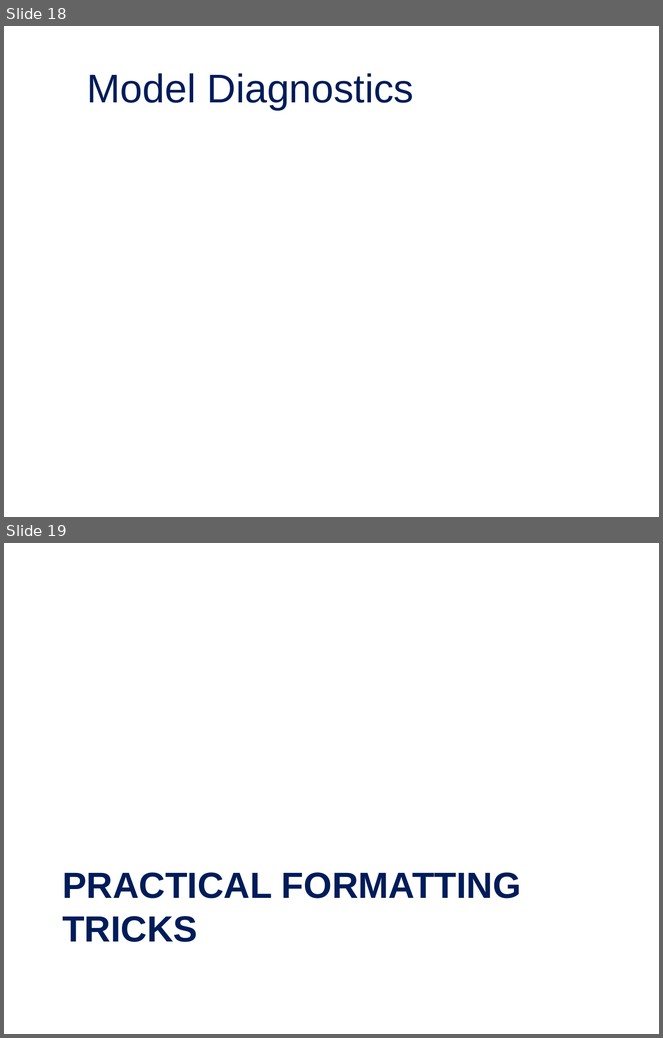
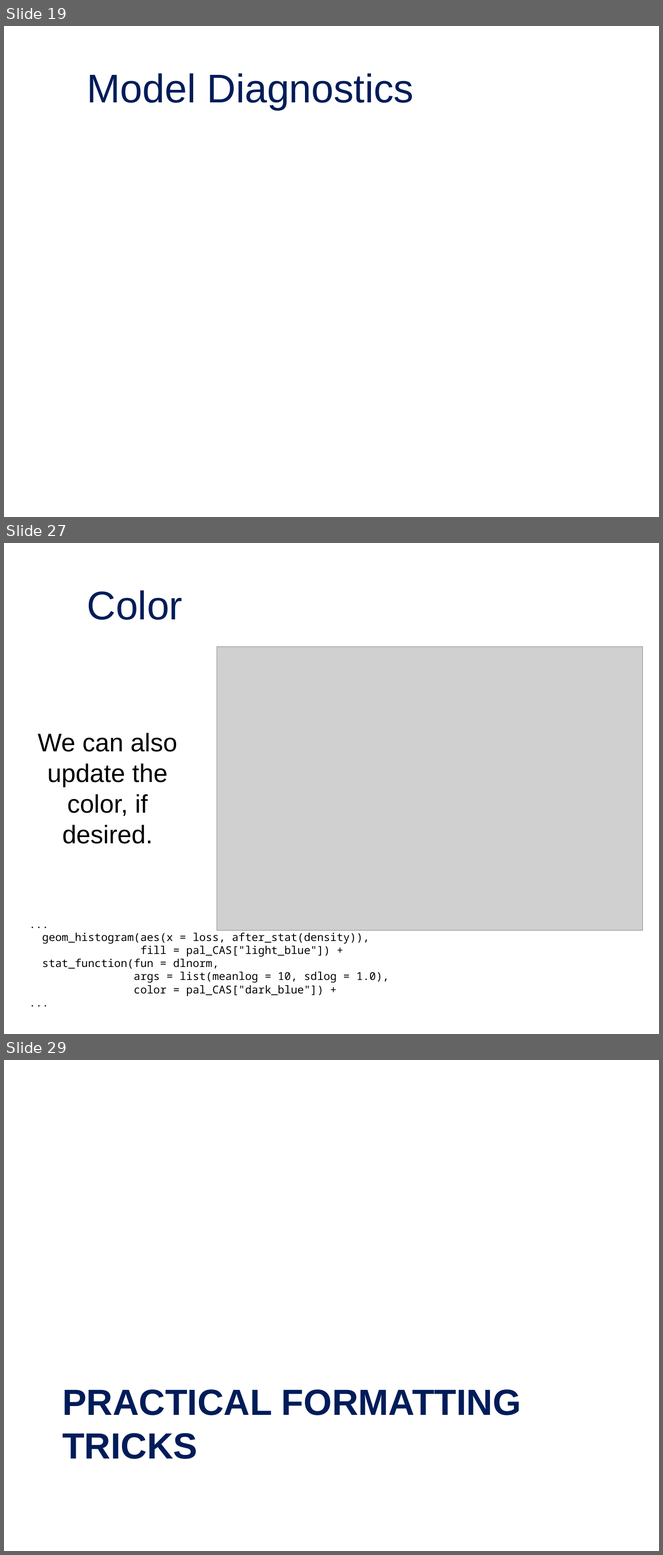
Before and after one commit to jordan-bonner/CAS_Spr23, a slide deck: Presentation Slides/Effective Data Visualization for Actuaries.pptx. Shown one above the other, each under a label of ours: slides 18 and 19 before the commit, slides 19, 27 and 29 after it; the slides between them are not shown. The pictures are 663x1038 and 663x1555 pixels, drawn with LibreOffice and Linux fonts; fonts in the diff are those of the drawing; grey boxes stand for pictures; background and template pictures are left out. Boxes give left, top, right and bottom in pixels: in the first picture for what was removed or moved away, otherwise in the second. Text is boxed around its words. In the diff, an @@ line names an element or a change of style, - is before the commit and + after.

```diff
--- a/Presentation Slides/Effective Data Visualization for Actuaries.pptx
+++ b/Presentation Slides/Effective Data Visualization for Actuaries.pptx
@@ slide 27 added at [4, 543, 659, 1034], background picture (left out) @@
@@ title added at [87, 590, 183, 620], 44 pt, text #001C59 @@
+Color
@@ picture added at [217, 646, 643, 930] @@
@@ text added at [38, 733, 177, 844], 28 pt, text #000000 @@
+We can also update the color, if desired.
@@ text added at [42, 933, 389, 996], 12 pt, text #000000 @@
+...
+geom_histogram(aes(x = loss, after_stat(density)),
+fill = pal_CAS["light_blue"]) +
+stat_function(fun = dlnorm,
+args = list(meanlog = 10, sdlog = 1.0),
+color = pal_CAS["dark_blue"]) +
+...
@@ what was slide 18 is now slide 19 @@
@@ what was slide 19 is now slide 29 @@
```
Also in this commit, not shown: 11 other slides added, 3 slides removed, 14 other files.
